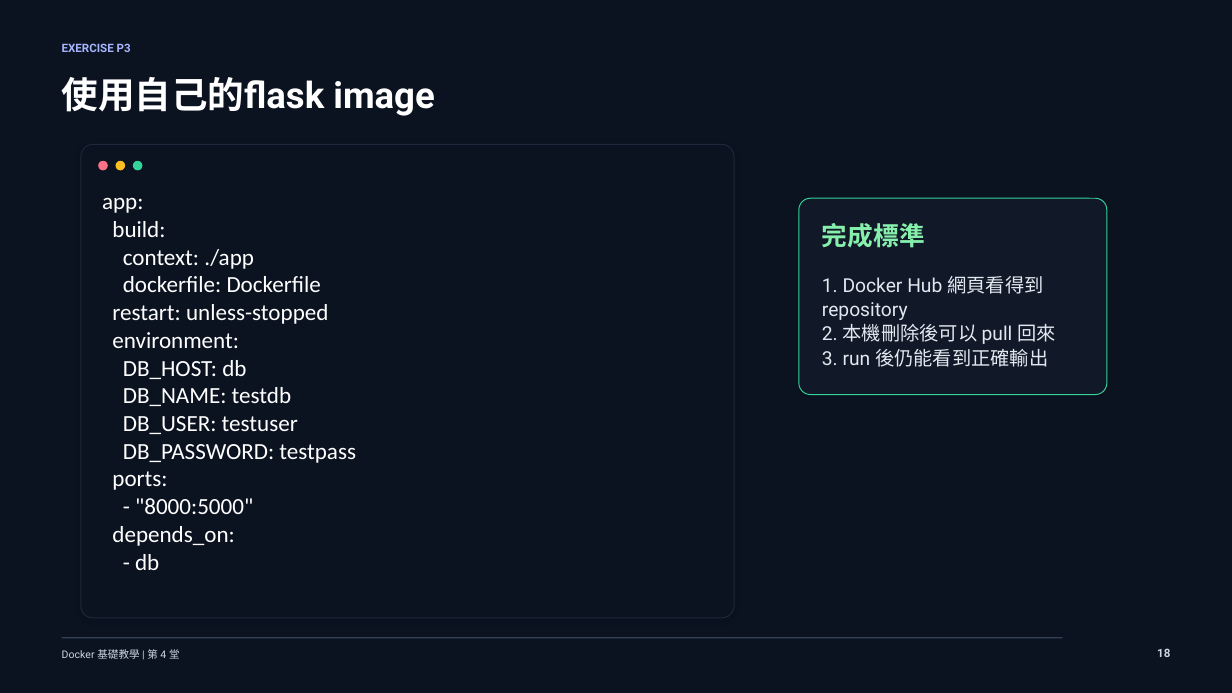
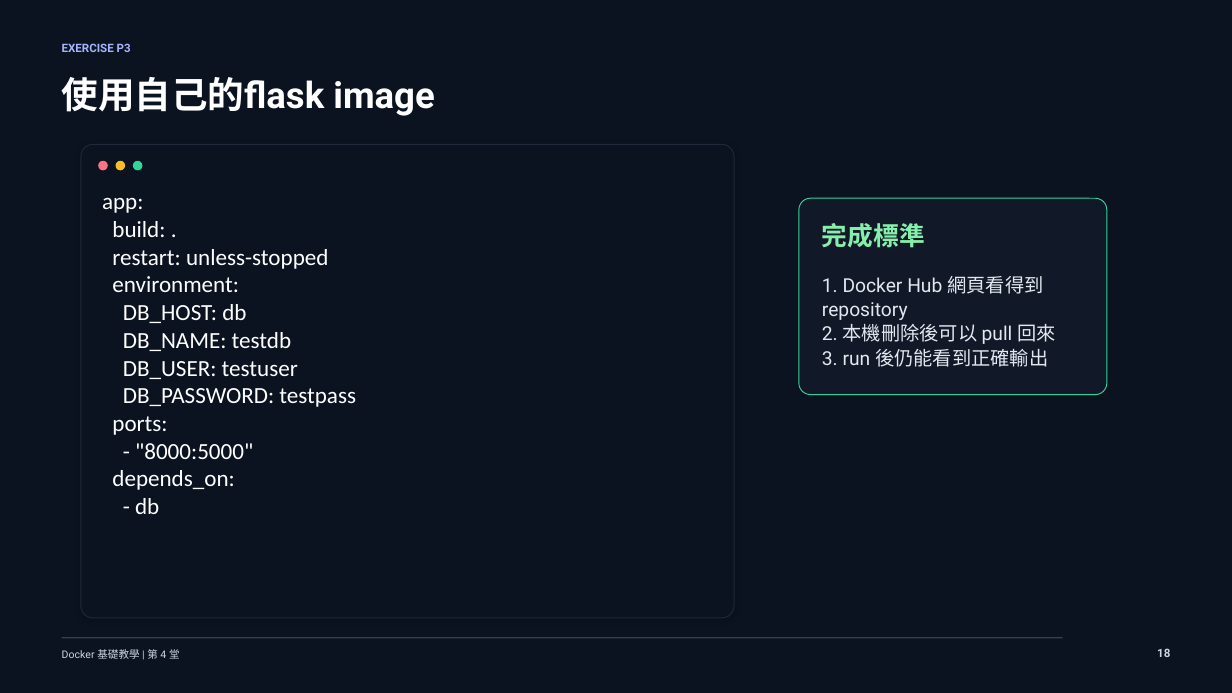
Before and after one commit to lalalalaluk/docker-practice, a slide deck: slide 18 of slides/docker-session4-custom-image-dockerhub.pptx. Drawn at 1232x693 pixels with LibreOffice and Linux fonts; fonts in the diff are those of the drawing. Boxes give left, top, right and bottom in pixels: in the first picture for what was removed or moved away, otherwise in the second. Text is boxed around its words. In the diff, an @@ line names an element or a change of style, - is before the commit and + after.

```diff
--- a/slides/docker-session4-custom-image-dockerhub.pptx
+++ b/slides/docker-session4-custom-image-dockerhub.pptx
@@ text at [112, 221, 165, 237]: text changed @@
-build:
-context: ./app
-dockerfile: Dockerfile
+build: .
```
Also in this commit, not shown: 2 other slides changed, 2 other files.
